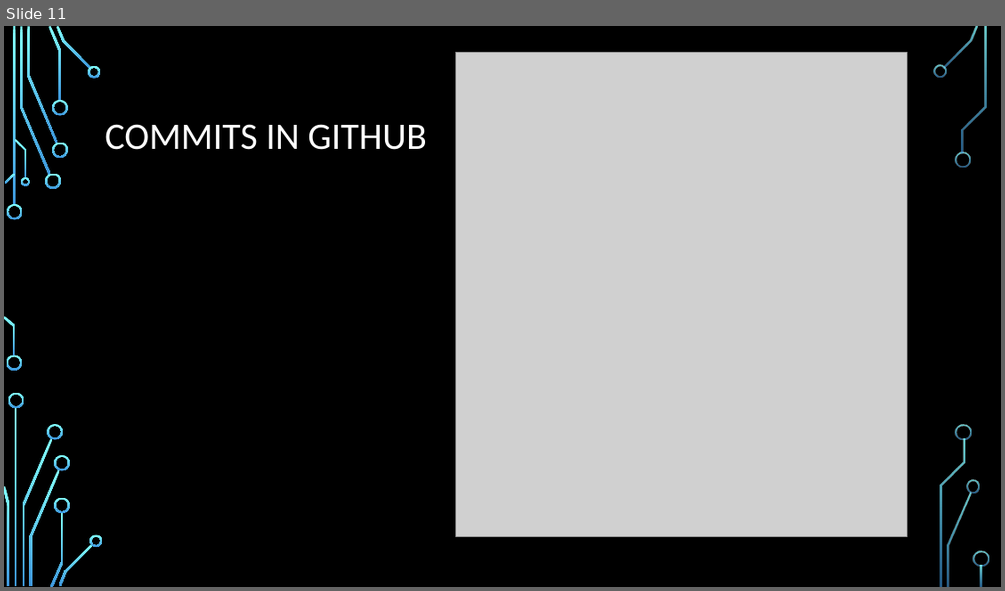
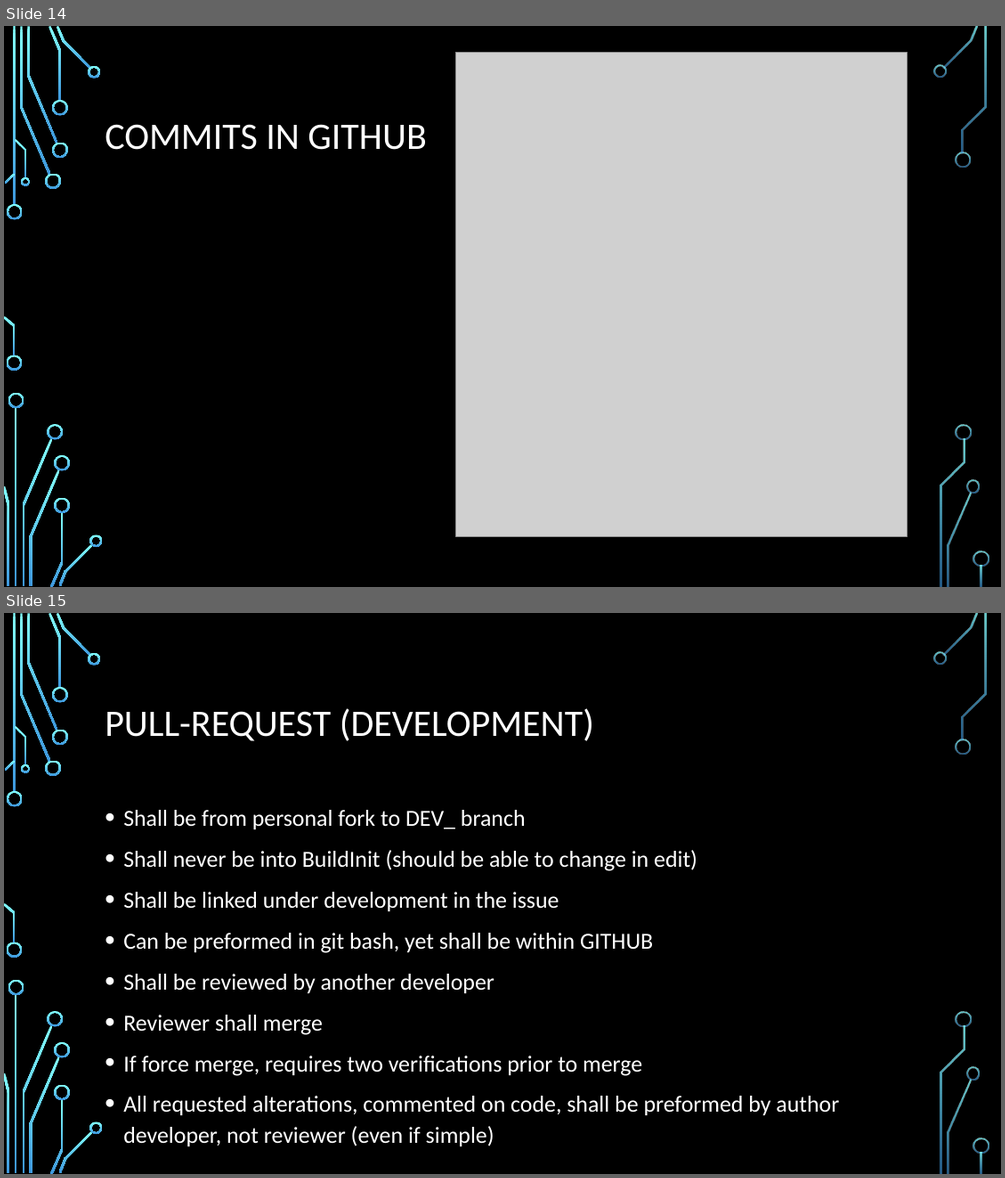
Before and after one commit to Ndig-BRO/DEV_training, a slide deck: BREAULT SWD TRAINING.pptx. Shown one above the other, each under a label of ours: slide 11 before the commit, slides 14 and 15 after it. The pictures are 1005x591 and 1005x1178 pixels, drawn with LibreOffice and Linux fonts; fonts in the diff are those of the drawing; grey boxes stand for pictures; background and template pictures are left out. Boxes give left, top, right and bottom in pixels: in the first picture for what was removed or moved away, otherwise in the second. Text is boxed around its words. In the diff, an @@ line names an element or a change of style, - is before the commit and + after.

```diff
--- a/BREAULT SWD TRAINING.pptx
+++ b/BREAULT SWD TRAINING.pptx
@@ slide 15 added at <box>4,613,1001,1174</box>, background picture (left out); not listed: 36 template elements that a slide beside it also shows @@
@@ title added at <box>105,708,594,741</box>, 36 pt, text #FFFFFF @@
+PULL-REQUEST (DEVELOPMENT)
@@ text added at <box>123,810,839,1147</box>, 22.2 pt, text #FFFFFF @@
+• Shall be from personal fork to DEV_ branch
+• Shall never be into BuildInit (should be able to change in edit)
+• Shall be linked under development in the issue
+• Can be preformed in git bash, yet shall be within GITHUB
+• Shall be reviewed by another developer
+• Reviewer shall merge
+• If force merge, requires two verifications prior to merge
+• All requested alterations, commented on code, shall be preformed by author developer, not reviewer (even if simple)
@@ what was slide 11 is now slide 14 @@
```
Also in this commit, not shown: 7 slides changed, 5 other slides added, 2 slides removed.
